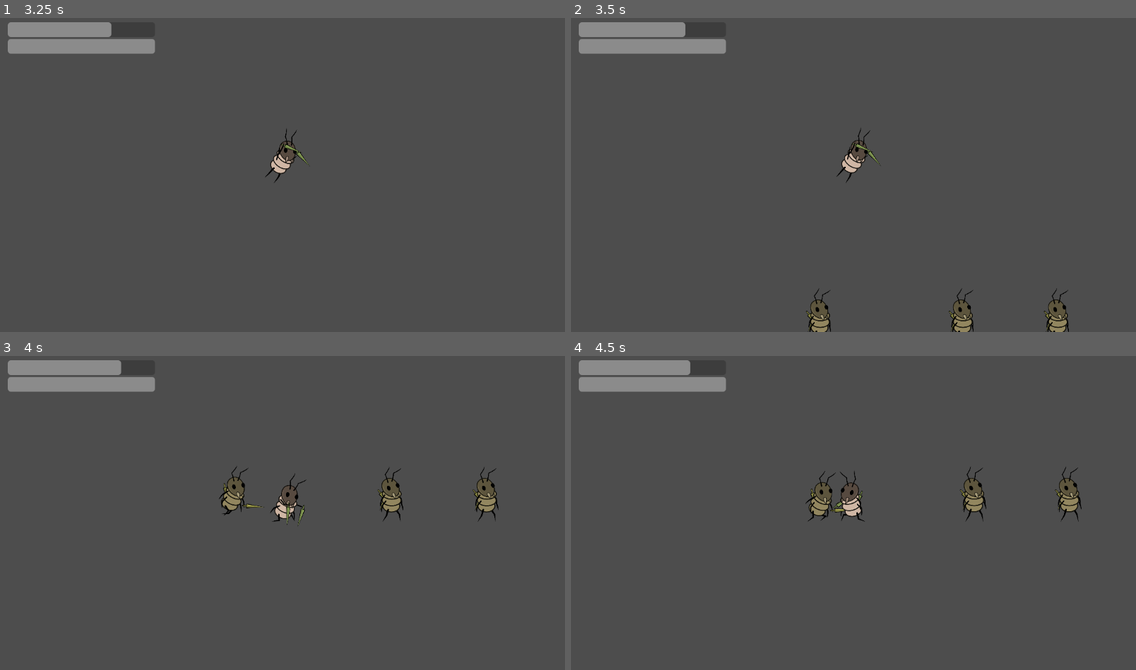
Above: before the commit, frames 1-4 (two rows, left to right).
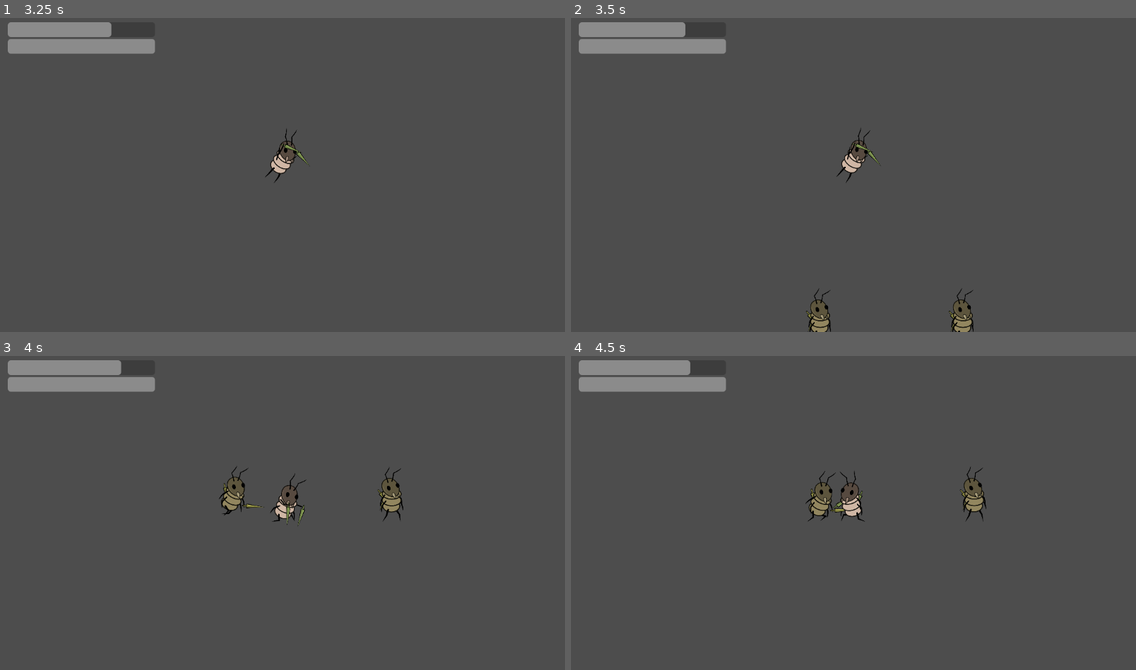
Above: after the commit, the same moments.

Repository: KadarGM/TheLastLarva
Game: Godot game, scene res://Assets/scenes/main.tscn
Same seed, same stepped clock (60 frames per second), same inputs: the game is played once before the commit and once after it.
Inputs:
- Up to frame 1 (3.25 s): hold S (S_charge_jump) 0.53-1.28 s; hold D (D_right) 0.53-2.03 s; tap J (J_dash) at 1.35 s; tap S (S_charge_jump) at 1.52, 1.55, 1.82, 2.3, 2.85, 3.02 s; tap Enter at 2 s; hold A (A_left) 2.03-2.78 s; hold L (L_attack) 2.03-2.78 s; hold D (D_right) from 2.78 s (still down)
- Up to frame 2 (3.5 s): keep holding D (D_right); tap S (S_charge_jump) at 3.32 s
- Up to frame 3 (4 s): keep holding D (D_right); hold J (J_dash) from 3.53 s (still down); tap S (S_charge_jump) at 3.77, 3.8 s
- Up to frame 4 (4.5 s): tap S (S_charge_jump) at 4.07 s; release D (D_right) at 4.28 s; release J (J_dash) at 4.28 s; hold A (A_left) from 4.28 s (still down); tap L (L_attack) at 4.35 s

Frame 1 is identical in both runs. In frame 2, 0.3% of the frame differs, in the area x 83-89%, y 86-100%; in frame 3, 0.3%; in frame 4, 0.3%, in the area x 85-91%, y 35-53%.

Commit message:
just a bit changes

Diff:
--- a/Assets/scenes/game.tscn
+++ b/Assets/scenes/game.tscn
@@ -37,21 +37,12 @@
 position = Vector2(1773.56, 2542.04)
 scale = Vector2(0.3, 0.3)
 
-[node name="Enemy3" parent="Enemies" instance=ExtResource("3_ykwck")]
-position = Vector2(1967.57, 2544.89)
-scale = Vector2(0.3, 0.3)
-
 [node name="Enemy5" parent="Enemies" instance=ExtResource("3_ykwck")]
 position = Vector2(2250.29, 2542.04)
 scale = Vector2(0.3, 0.3)
 
 [node name="Enemy6" parent="Enemies" instance=ExtResource("3_ykwck")]
 position = Vector2(2613.42, 1556.42)
-scale = Vector2(0.3, 0.3)
-metadata/_edit_vertical_guides_ = [60.5697, -62.2498]
-
-[node name="Enemy7" parent="Enemies" instance=ExtResource("3_ykwck")]
-position = Vector2(2704.2, 690.112)
 scale = Vector2(0.3, 0.3)
 metadata/_edit_vertical_guides_ = [60.5697, -62.2498]
 
--- a/Assets/scripts/enemyManager.gd
+++ b/Assets/scripts/enemyManager.gd
@@ -67,8 +67,6 @@
 var has_jumped: bool = false
 
 func _ready() -> void:
-	if not enemy_data:
-		enemy_data = EnemyData.new()
 	health_current = enemy_data.health_max
 	shape_detection.disabled = true
 	call_deferred("init_timers")
@@ -205,7 +203,7 @@
 				start_patrol_behavior()
 		State.JUMPING:
 			if is_on_floor() and not has_jumped:
-				velocity.y = enemy_data.jump_velocity * 0.5
+				velocity.y = enemy_data.jump_velocity * 0.8
 				has_jumped = true
 		State.CHASING:
 			between_states_timer.stop()
